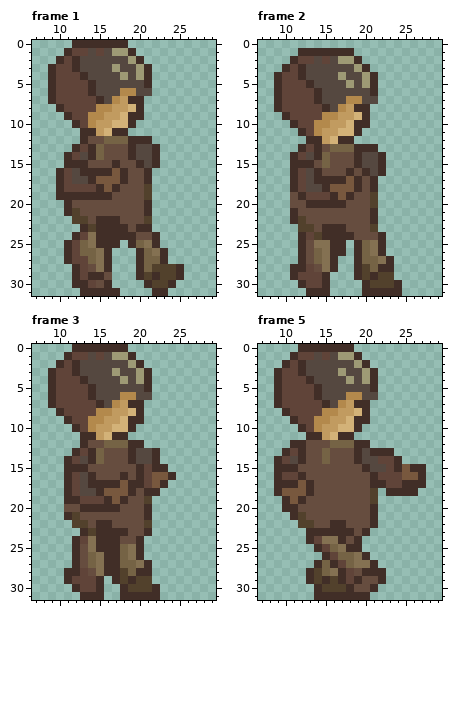
A animated GIF sprite gets an edit: Game Sprites/With new color/Sprite With Animation/character - walking - without gun.gif. This is how it looked before the edit.
The file is 128x128 pixels, drawn in blocks of 4x4; one block is one cell here. Shown: frame 1: x 7..29, y 0..31; frame 2: x 7..29, y 0..31; frame 3: x 7..29, y 0..31; frame 5: x 7..29, y 0..31. The commit also changed other frames, which this record leaves out.
The result:
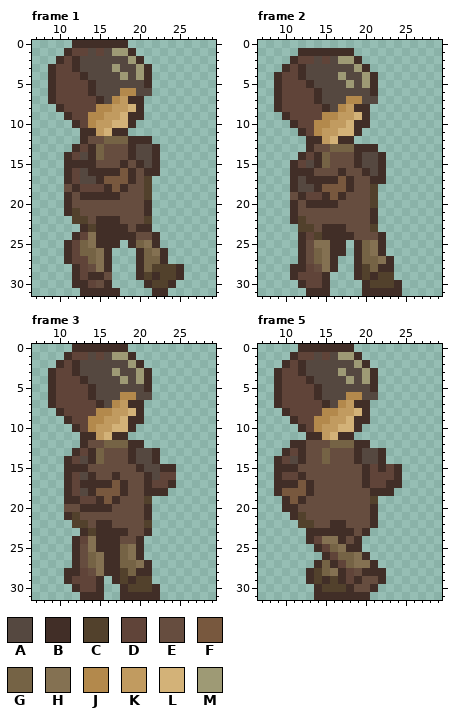
Palette (. is transparent): A #554840  B #412e27  C #52412c  D #604439  E #664d3f  F #78583e  G #756345  H #847152  J #b3894c  K #c19b60  L #d3b278  M #9e9a75
The edit:
Frame 1:
y 15: x 14 E -> B; x 17..18 BE -> EB
y 16: x 10..13 BDAB -> .BDA; x 17..19 FBE -> BFB; x 22 . -> B
y 17: x 10..12 BDA -> .BD; x 14..15 BF -> AB; x 18..19 BE -> FB; x 21 B -> C
y 18: x 10..12 BDD -> .EB; x 15..18 BFBE -> DBFB
y 19: x 10 B -> .; x 12 B -> E; x 17 E -> B
Frame 2:
y 13: x 12..14 BDB -> .BE
y 14: x 11..13 BDA -> .BD
y 15: x 12..14 BBE -> DAB
y 16: x 12..14 DAB -> BBE; x 17..18 EB -> BE
y 17: x 12..13 DA -> AB; x 17..19 BFB -> FBE; x 22 . -> B
y 18: x 12 D -> A; x 14..15 AB -> BF; x 18..19 FB -> BE; x 21 B -> C
y 19: x 15..18 DBFB -> BFBE
y 20: x 11 E -> B; x 17 B -> E
Frame 3:
y 15: x 21..22 DB -> AA; x 24 . -> B
y 16: x 17..18 EB -> BE; x 20..24 BDFFB -> EBADD
y 17: x 13 A -> B; x 17..24 BFBBDFB. -> FBEEBDDB
y 18: x 14..15 AB -> BF; x 18..19 FB -> BE; x 23 . -> B
y 19: x 15..18 DBFB -> BFBE
y 20: x 17 B -> E
Frame 5:
y 13: x 21 B -> A; x 23 B -> .
y 14: x 22..24 DDB -> B..
y 15: x 21..22 AA -> DB; x 25..27 FBB -> ...
y 16: x 20..21 EB -> BD; x 24..27 DFFB -> B...
y 17: x 20..27 EBBDDBBB -> BDDBB...
y 18: x 21..22 C. -> BB; x 24..26 BBB -> ...
